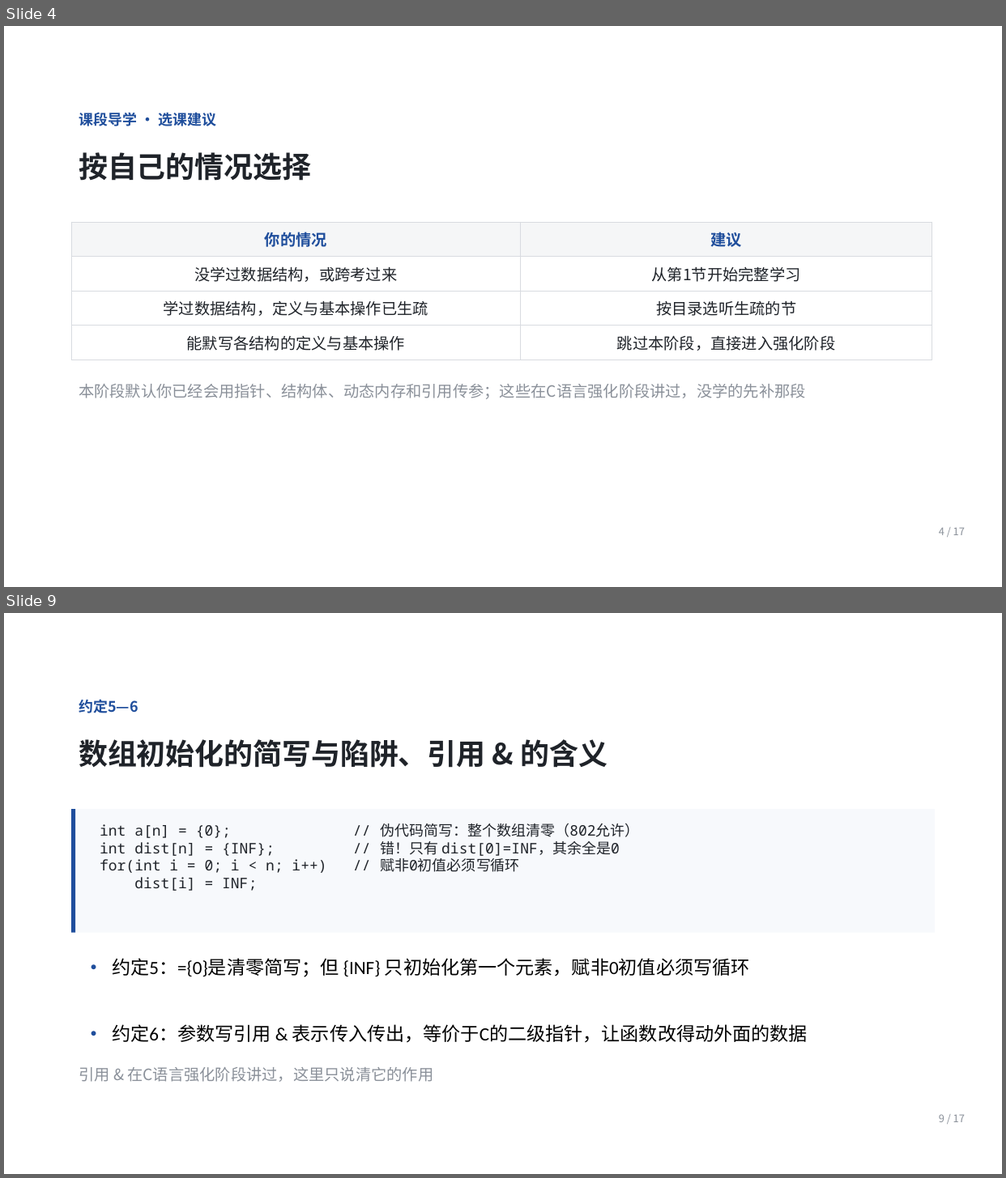
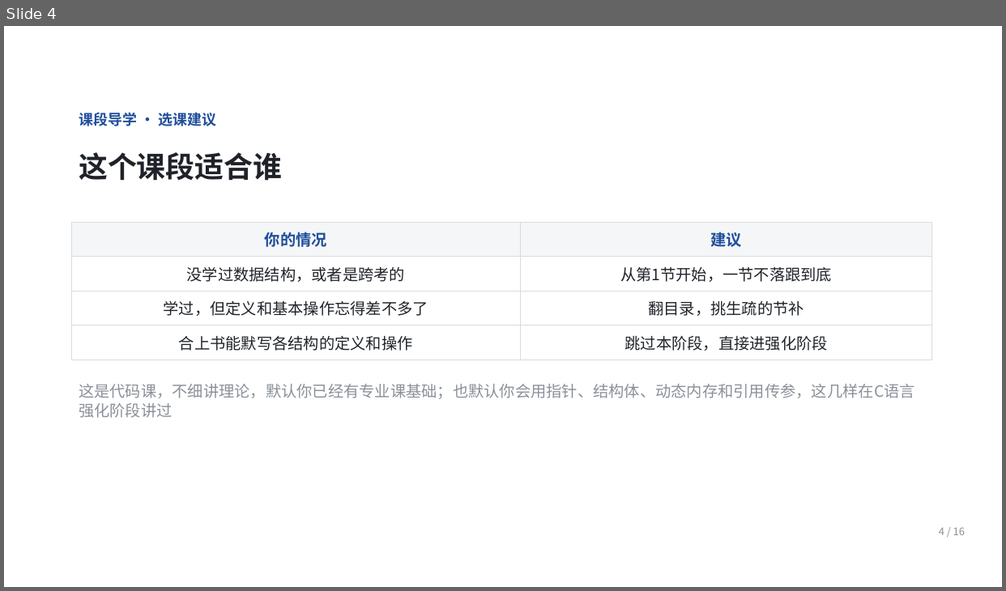
Before and after one commit to Ctrl1CandV/SpecialtyCourses, a slide deck: 课件/C2/C2-A-01/C2-A-01.pptx. Shown one above the other, each under a label of ours: slides 4 and 9 before the commit, slide 4 after it; the slides between them are not shown. The pictures are 1006x1178 and 1006x591 pixels, drawn with LibreOffice and Linux fonts; fonts in the diff are those of the drawing; background and template pictures are left out. Boxes give left, top, right and bottom in pixels: in the first picture for what was removed or moved away, otherwise in the second. Text is boxed around its words. In the diff, an @@ line names an element or a change of style, - is before the commit and + after.

```diff
--- a/课件/C2/C2-A-01/C2-A-01.pptx
+++ b/课件/C2/C2-A-01/C2-A-01.pptx
@@ slide 9 removed at (x1=4, y1=613, x2=1002, y2=1174), background picture (left out) @@
@@ text removed at (x1=79, y1=699, x2=138, y2=713) @@
-约定5—6
@@ text removed at (x1=79, y1=739, x2=607, y2=768) @@
-数组初始化的简写与陷阱、引用 & 的含义
@@ rectangle removed at (x1=71, y1=809, x2=935, y2=933) @@
@@ rectangle removed at (x1=71, y1=809, x2=76, y2=933) @@
@@ text removed at (x1=100, y1=824, x2=640, y2=872) @@
-int a[n] = {0}; // 伪代码简写：整个数组清零（802允许）
-int dist[n] = {INF}; // 错！只有 dist[0]=INF，其余全是0
-for(int i = 0; i < n; i++) // 赋非0初值必须写循环
-dist[i] = INF;
@@ text removed at (x1=112, y1=958, x2=750, y2=977) @@
-• 约定5：={0}是清零简写；但 {INF} 只初始化第一个元素，赋非0初值必须写循环
@@ text removed at (x1=112, y1=1024, x2=808, y2=1043) @@
-• 约定6：参数写引用 & 表示传入传出，等价于C的二级指针，让函数改得动外面的数据
@@ text removed at (x1=79, y1=1067, x2=433, y2=1082) @@
-引用 & 在C语言强化阶段讲过，这里只说清它的作用
@@ text removed at (x1=939, y1=1114, x2=965, y2=1122) @@
-9 / 17
@@ slide 4 changed as well @@
@@ text at (x1=79, y1=152, x2=282, y2=181): text changed @@
-按自己的情况选择
+这个课段适合谁
@@ table at (x1=71, y1=222, x2=932, y2=354) @@
-row 2, column 1: 没学过数据结构，或跨考过来
+row 2, column 1: 没学过数据结构，或者是跨考的
-row 2, column 2: 从第1节开始完整学习
+row 2, column 2: 从第1节开始，一节不落跟到底
-row 3, column 1: 学过数据结构，定义与基本操作已生疏
+row 3, column 1: 学过，但定义和基本操作忘得差不多了
-row 3, column 2: 按目录选听生疏的节
+row 3, column 2: 翻目录，挑生疏的节补
-row 4, column 1: 能默写各结构的定义与基本操作
+row 4, column 1: 合上书能默写各结构的定义和操作
-row 4, column 2: 跳过本阶段，直接进入强化阶段
+row 4, column 2: 跳过本阶段，直接进强化阶段
@@ text at (x1=79, y1=384, x2=915, y2=399): text changed @@
-本阶段默认你已经会用指针、结构体、动态内存和引用传参；这些在C语言强化阶段讲过，没学的先补那段
+这是代码课，不细讲理论，默认你已经有专业课基础；也默认你会用指针、结构体、动态内存和引用传参，这几样在C语言强化阶段讲过
@@ text at (x1=939, y1=527, x2=965, y2=535): text changed @@
-4 / 17
+4 / 16
```
Also in this commit, not shown: 9 other slides changed, 6 slides added, 6 other slides removed, 5 other files.
